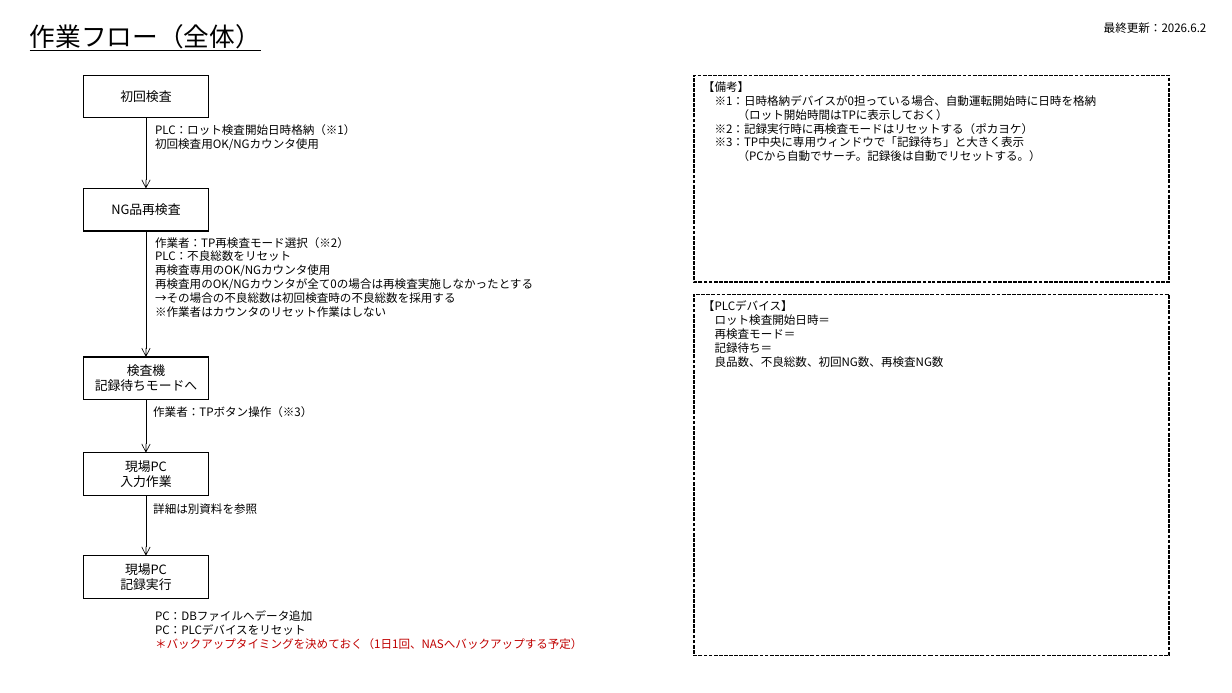
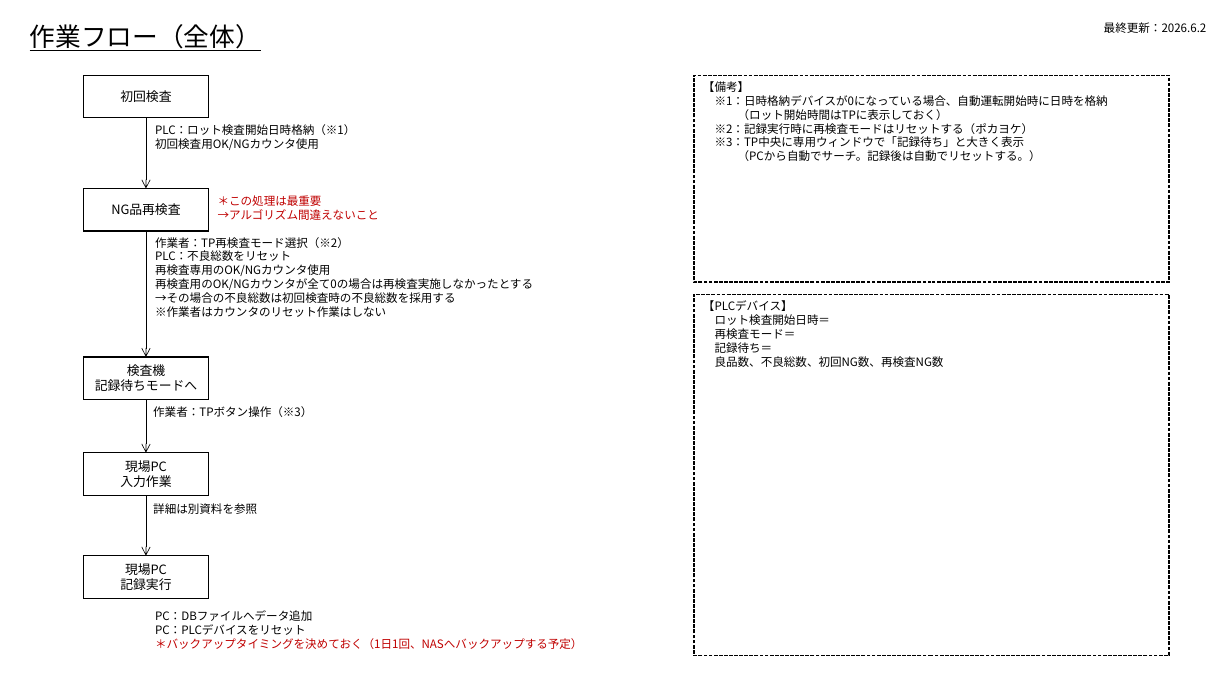
Before and after one commit to BUMZOH/body_inspect_visualize_coba, a slide deck: slide 2 of docs/Step1仕様書.pptx. Drawn at 1232x693 pixels with LibreOffice and Linux fonts; fonts in the diff are those of the drawing. Boxes give left, top, right and bottom in pixels: in the first picture for what was removed or moved away, otherwise in the second. Text is boxed around its words. In the diff, an @@ line names an element or a change of style, - is before the commit and + after.

```diff
--- a/docs/Step1仕様書.pptx
+++ b/docs/Step1仕様書.pptx
@@ text in rectangle at [715, 95, 1108, 106]: text changed @@
-※1：日時格納デバイスが0担っている場合、自動運転開始時に日時を格納
+※1：日時格納デバイスが0になっている場合、自動運転開始時に日時を格納
@@ text added at [218, 195, 379, 220], 9 pt, text #C00000 @@
+＊この処理は最重要
+→アルゴリズム間違えないこと
```
Also in this commit, not shown: 1 other slide changed, 1 slide added, 1 slide removed, 27 other files.
